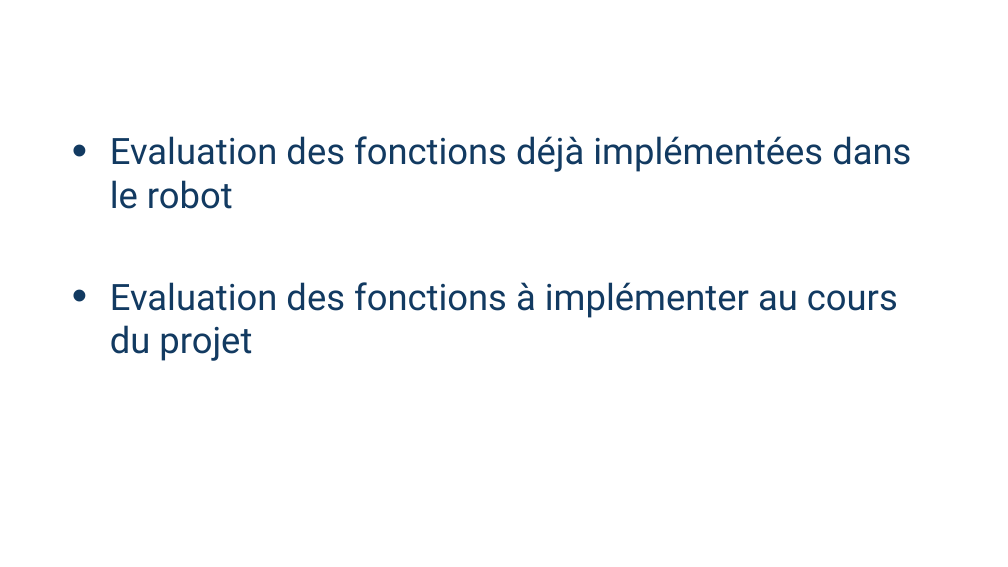
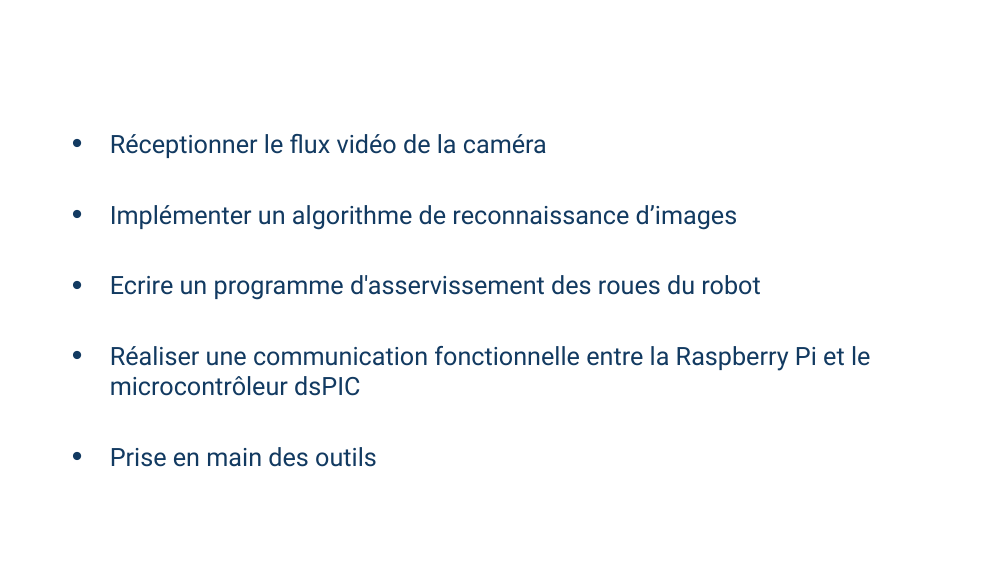
Before and after one commit to marc0bill/RobotMT, a slide deck: slide 3 of Trucs_utiles/Presentation/Projet SE3A.pptx. Drawn at 1008x567 pixels with LibreOffice and Linux fonts; fonts in the diff are those of the drawing; background and template pictures are left out. Boxes give left, top, right and bottom in pixels: in the first picture for what was removed or moved away, otherwise in the second. Text is boxed around its words. In the diff, an @@ line names an element or a change of style, - is before the commit and + after.

Commit message:
première structuration du diapo et doc github asservissement

```diff
--- a/Trucs_utiles/Presentation/Projet SE3A.pptx
+++ b/Trucs_utiles/Presentation/Projet SE3A.pptx
@@ text at (110,134,870,467): text changed; size 26 to 18 pt @@
-• Evaluation des fonctions déjà implémentées dans le robot
-• Evaluation des fonctions à implémenter au cours du projet
+• Réceptionner le flux vidéo de la caméra
+• Implémenter un algorithme de reconnaissance d’images
+• Ecrire un programme d'asservissement des roues du robot
+• Réaliser une communication fonctionnelle entre la Raspberry Pi et le microcontrôleur dsPIC
+• Prise en main des outils
```
Also in this commit, not shown: 3 other slides changed, 5 slides added, 1 slide removed.
